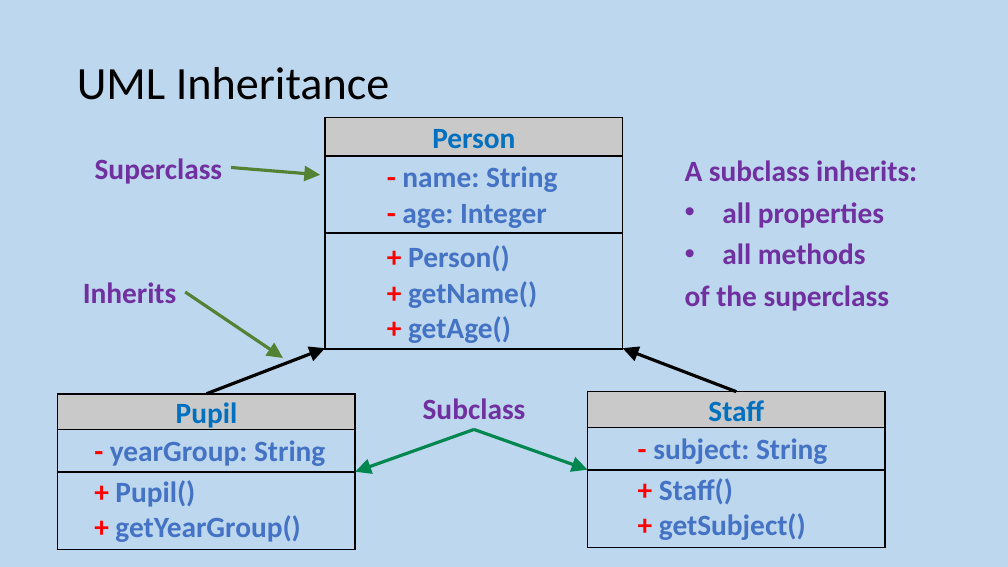
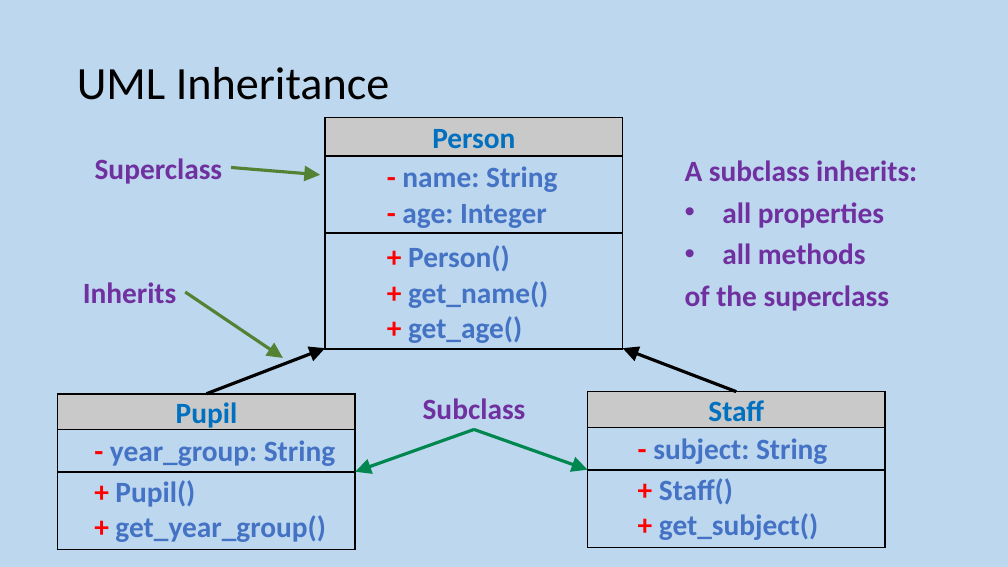
Before and after one commit to MrFriendCS/MrFriendCS.github.io, a slide deck: slide 26 of ah-cs/sdd/AH CS SDD Slides.pptx. Drawn at 1008x567 pixels with LibreOffice and Linux fonts; fonts in the diff are those of the drawing. Boxes give left, top, right and bottom in pixels: in the first picture for what was removed or moved away, otherwise in the second. Text is boxed around its words. In the diff, an @@ line names an element or a change of style, - is before the commit and + after.

```diff
--- a/ah-cs/sdd/AH CS SDD Slides.pptx
+++ b/ah-cs/sdd/AH CS SDD Slides.pptx
@@ text at (x1=408, y1=281, x2=548, y2=343): text changed @@
-+ getName()
-+ getAge()
++ get_name()
++ get_age()
@@ text at (x1=110, y1=440, x2=335, y2=466): text changed @@
-- yearGroup: String
+- year_group: String
@@ text at (x1=115, y1=515, x2=326, y2=542): text changed @@
-+ getYearGroup()
++ get_year_group()
@@ text at (x1=659, y1=513, x2=818, y2=540): text changed @@
-+ getSubject()
++ get_subject()
```
Also in this commit, not shown: 2 other slides changed, 2 other files.
